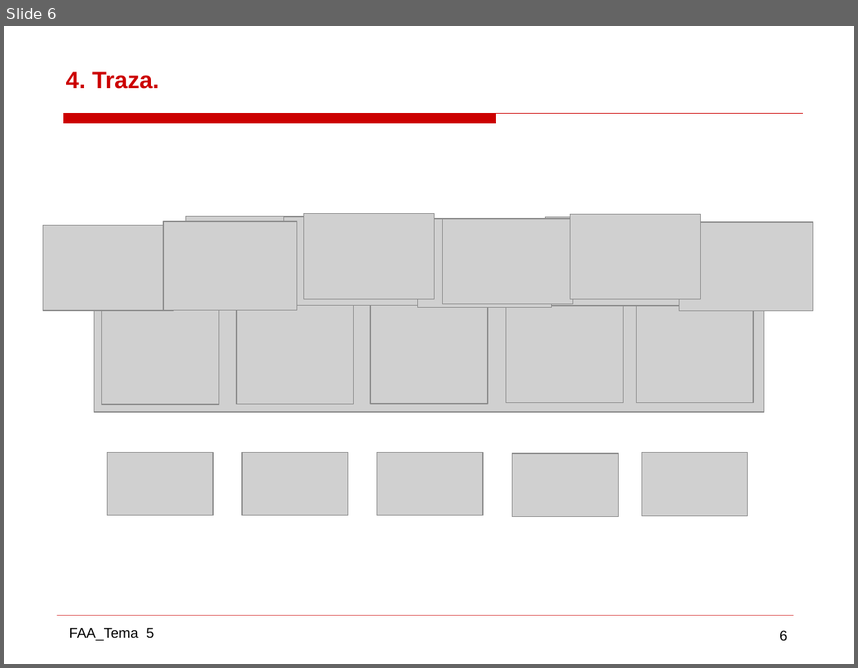
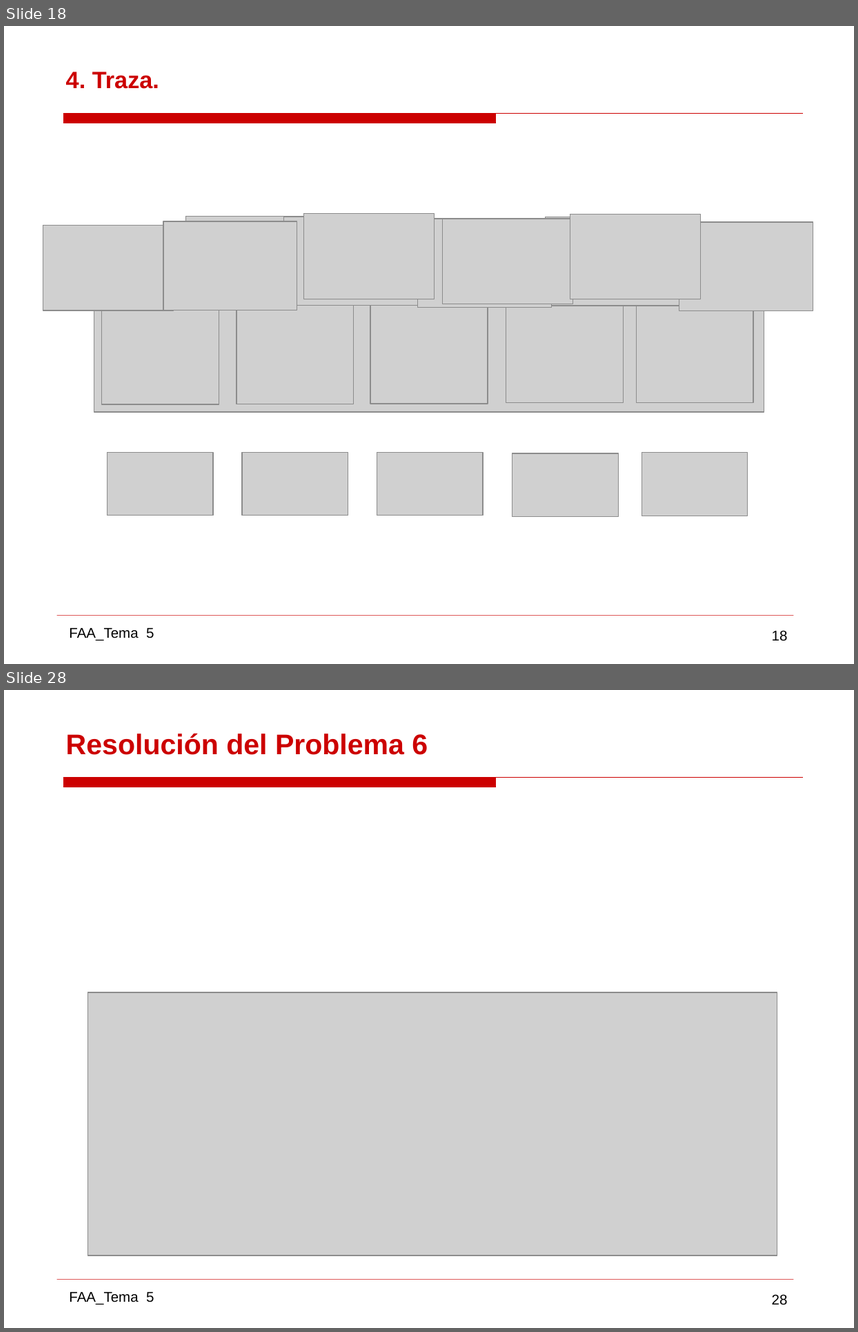
Before and after one commit to gabrielpr96/ETSIcode, a slide deck: FAA/Practica 2 AAD/AAD_11.pptx. Shown one above the other, each under a label of ours: slide 6 before the commit, slides 18 and 28 after it; the slides between them are not shown. The pictures are 858x668 and 858x1332 pixels, drawn with LibreOffice and Linux fonts; fonts in the diff are those of the drawing; grey boxes stand for pictures; background and template pictures are left out. Boxes give left, top, right and bottom in pixels: in the first picture for what was removed or moved away, otherwise in the second. Text is boxed around its words. In the diff, an @@ line names an element or a change of style, - is before the commit and + after.

```diff
--- a/FAA/Practica 2 AAD/AAD_11.pptx
+++ b/FAA/Practica 2 AAD/AAD_11.pptx
@@ slide 28 added at box(4, 690, 854, 1328), background #FFFFFF; not listed: 4 template elements that a slide beside it also shows @@
@@ title added at box(66, 733, 428, 755), 24 pt, text #CC0000, bold @@
+Resolución del Problema 6
@@ picture added at box(87, 992, 777, 1254) @@
@@ what was slide 6 is now slide 18 @@
@@ page number at box(772, 630, 788, 641): text changed @@
-6
+18
```
Also in this commit, not shown: 5 slides changed, 30 other slides added, 6 slides removed, 18 other files.
